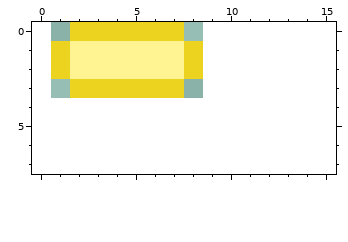
Pixel-art file -- test_bullet.ase. The first picture shows the starting point.
8x4 pixels, 1 frame. The old version is drawn lined up with the new one, on the new canvas.
Once edited:
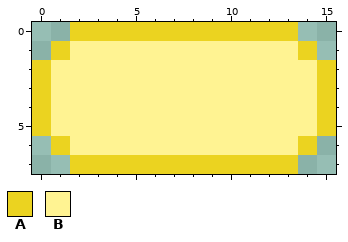
Palette (. is transparent): A #ebd320  B #fff392
The author wrote: Manage facing for bullet direction
Edits made:
canvas 8x4 -> 16x8, the old top-left corner now at 1,0
y 0: x 8..13 ...... -> AAAAAA
y 1: x 8..14 A...... -> BBBBBBA
y 2: x 0..1 .A -> AB; x 8..15 A....... -> BBBBBBBA
y 3: x 0..15 ..AAAAAA........ -> ABBBBBBBBBBBBBBA
y 4..5: x 0..15 ................ -> ABBBBBBBBBBBBBBA
y 6: x 1..14 .............. -> ABBBBBBBBBBBBA
y 7: x 2..13 ............ -> AAAAAAAAAAAA
Pixel boxes of the changes (left, top, right, bottom) in both pictures:
changed: (32, 22, 336, 174)
